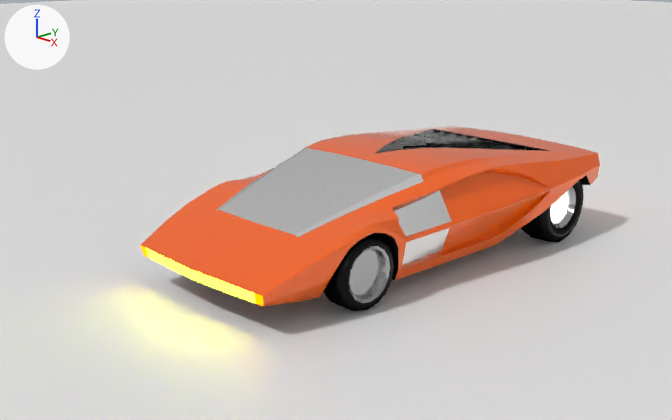
The Blender file Blender/car_render.blend, before and after one commit.
Rendered twice from a camera (50 mm lens) standing at (4.77, -4.94, 2.39) and looking at (-0.14, -0.22, 0.39). The axes (+X, +Y, +Z) are drawn at upper left. The lights are the same throughout.

Names of what the first picture shows: 'Plane', 'body', 'tire_BL', 'tire_FL'.
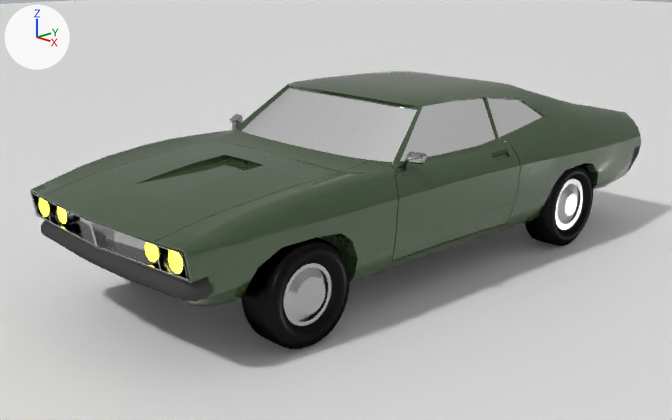
Pixel boxes (x1, y1, x2, y2) of what changed, in the pictures (672 x 420 px):
'Vert', added: after (30, 71, 641, 306)
    faces in mat_cyc_paint: (30, 71, 641, 306)
    faces in mat_cyc_window: (238, 87, 543, 163)
    faces in mat_cyc_metal (grey #b8b8b8): (32, 113, 427, 280)
    faces in mat_cyc_black_plastic (dark grey #474747): (41, 146, 640, 301)
    faces in mat_cyc_head_light (yellow #f7ff2b): (40, 199, 183, 273)
'body', hidden: before (140, 126, 600, 306)
'Cylinder.007', added: after (242, 237, 350, 349)
    faces in mat_cyc_tire: (242, 237, 350, 349)
    faces in mat_cyc_metal_wheel (grey #b8b8b8): (284, 263, 332, 326)
'tire_FL', hidden: before (323, 234, 394, 311)
'Cylinder.000', added: after (525, 164, 593, 246)
    faces in mat_cyc_tire: (525, 164, 593, 246)
    faces in mat_cyc_metal_wheel (grey #b8b8b8): (555, 179, 583, 230)
'tire_BL', hidden: before (521, 179, 583, 242)

Diff of the bpy script that builds the scene:
```diff
--- a/Blender/car_render.blend.py
+++ b/Blender/car_render.blend.py
@@ mat_cyc_paint @@
 n1 = _N.new('ShaderNodeBsdfPrincipled'); n1.name = 'Principled BSDF'
 n1.inputs[13].default_value = 1.0  # 'Specular IOR Level'
-n2 = _N.new('ShaderNodeRGB'); n2.name = 'RGB.002'
-n2.outputs[0].default_value = (1.0, 0.127, 0.0, 1.0)  # 'Color', orange #ff6400
+n3 = _N.new('ShaderNodeRGB'); n3.name = 'RGB.003'
+n3.outputs[0].default_value = (0.047, 0.0835, 0.0321, 1.0)  # 'Color', dark green #3d5232
 _L.new(n1.outputs[0], n0.inputs[0])  # 'BSDF' to 'Surface'
-_L.new(n2.outputs[0], n1.inputs[0])  # 'Color' to 'Base Color'
+_L.new(n3.outputs[0], n1.inputs[0])  # 'Color' to 'Base Color'
@@ ob_body @@
 _m = ob_body.modifiers.new('EdgeSplit', 'EDGE_SPLIT')
 _m.use_edge_angle = False
+ob_body.hide_set(True)  # its collection is switched off
@@ ob_tire_bl @@
 _m = ob_tire_bl.modifiers.new('EdgeSplit', 'EDGE_SPLIT')
 _m.use_edge_angle = False
+ob_tire_bl.hide_set(True)  # its collection is switched off
@@ ob_tire_fl @@
 _m = ob_tire_fl.modifiers.new('EdgeSplit', 'EDGE_SPLIT')
 _m.use_edge_angle = False
+ob_tire_fl.hide_set(True)  # its collection is switched off
@@ ob_cylinder_000 @@
+ob_cylinder_000 = bpy.data.objects.new('Cylinder.000', me_cylinder_000)  # 288 vertices, 258 faces; spans x 0.0..0.354, y -0.485..0.485, z -0.485..0.485; in mat_cyc_metal_wheel (grey #b8b8b8)
+ob_cylinder_000.parent = ob_vert
+ob_cylinder_000.location = (0.909, 4.958, 0.458)
+ob_cylinder_000.scale = (1.0, 0.942, 0.942)
@@ ob_vert @@
+ob_vert = bpy.data.objects.new('Vert', me_vert)  # 1000 vertices, 883 faces; spans x 0.0..1.34, y -3.15..3.28, z 0.33..1.8; in mat_cyc_metal (grey #b8b8b8), mat_cyc_head_light (yellow #f7ff2b), mat_cyc_tail_light (red #be0a00), mat_cyc_turn_light (orange #e74f00), mat_cyc_black_plastic (dark grey #474747); modifiers MIRROR, EDGE_SPLIT
+ob_vert.location = (0.0, 0.0, 0.0)
+ob_vert.scale = (0.749, 0.749, 0.749)
@@ ob_cylinder_007 @@
+ob_cylinder_007 = bpy.data.objects.new('Cylinder.007', me_cylinder_003)  # 288 vertices, 258 faces; spans x 0.0..0.353, y -0.455..0.455, z -0.455..0.455; in mat_cyc_metal_wheel (grey #b8b8b8)
+ob_cylinder_007.parent = ob_vert
+ob_cylinder_007.location = (0.91, 1.21, 0.455)
```
